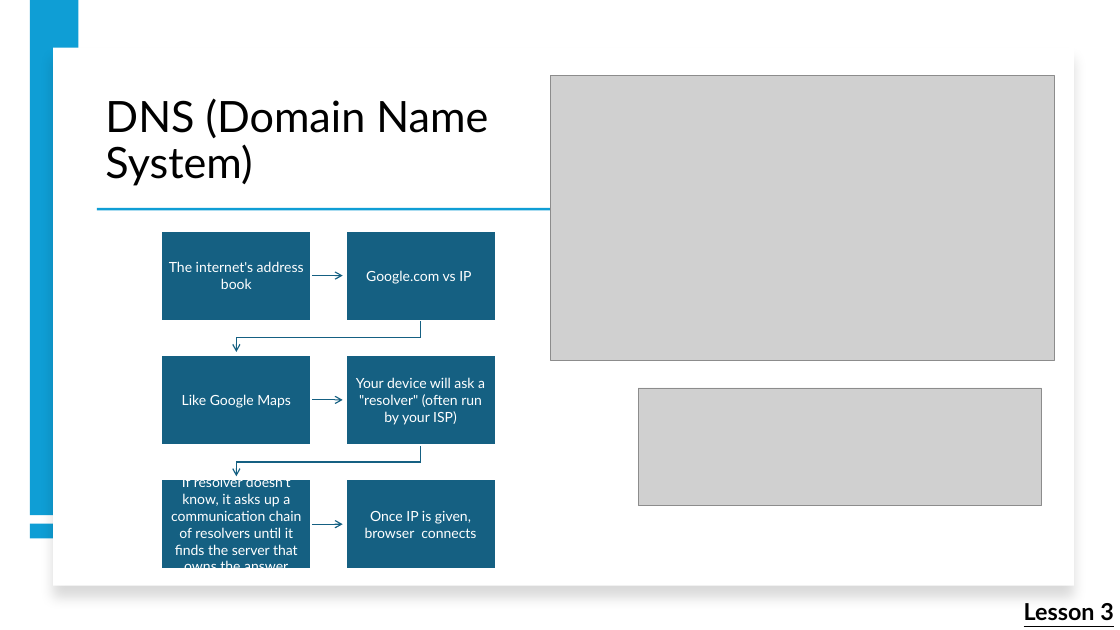
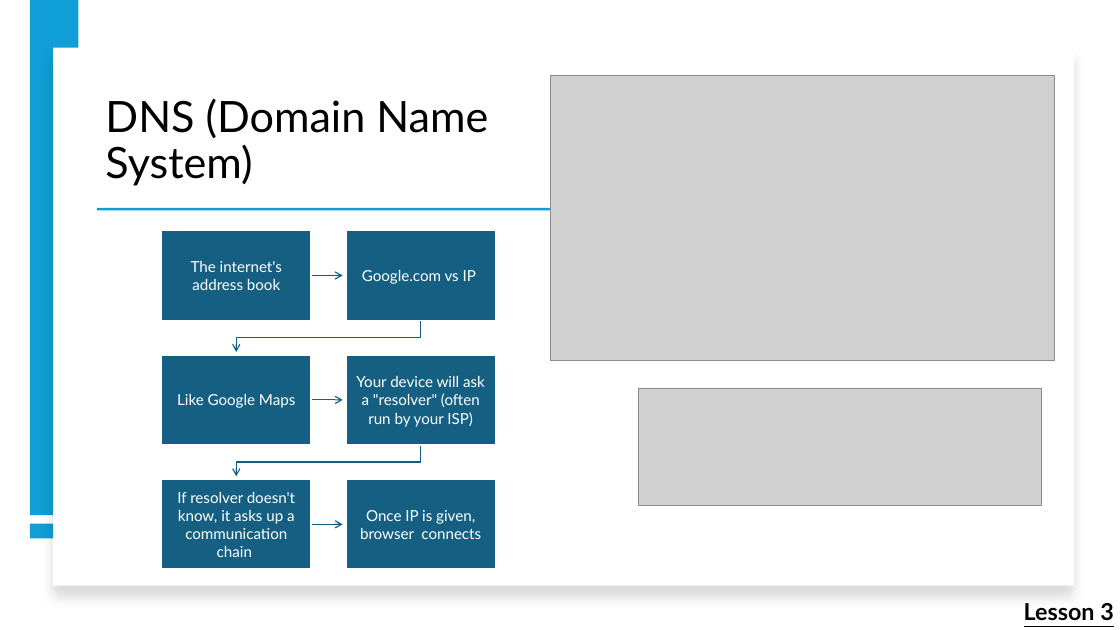
Before and after one commit to cadenkelly-lang/CyberSec-Networking-2026-REU, a slide deck: slide 45 of Module Content, End of Summer Presentation Content/Training Module Slides.pptx (slide 42 before the commit). Drawn at 1120x630 pixels with LibreOffice and Linux fonts; fonts in the diff are those of the drawing; grey boxes stand for pictures. Boxes give left, top, right and bottom in pixels: in the first picture for what was removed or moved away, otherwise in the second. Text is boxed around its words. In the diff, an @@ line names an element or a change of style, - is before the commit and + after.

```diff
--- a/Module Content, End of Summer Presentation Content/Training Module Slides.pptx
+++ b/Module Content, End of Summer Presentation Content/Training Module Slides.pptx
@@ size 12 to 13 pt in 5 elements at (x1=177, y1=394, x2=295, y2=408), (x1=356, y1=376, x2=485, y2=427), (x1=360, y1=510, x2=481, y2=539), (x1=191, y1=261, x2=282, y2=290), (x1=362, y1=270, x2=476, y2=284) @@
@@ text at (x1=177, y1=492, x2=295, y2=557): text changed; size 12 to 13 pt @@
-If resolver doesn't know, it asks up a communication chain of resolvers until it finds the server that owns the answer
+If resolver doesn't know, it asks up a communication chain
```
Also in this commit, not shown: 9 other slides changed, 3 slides added, 1 slide removed, 1 other file.
